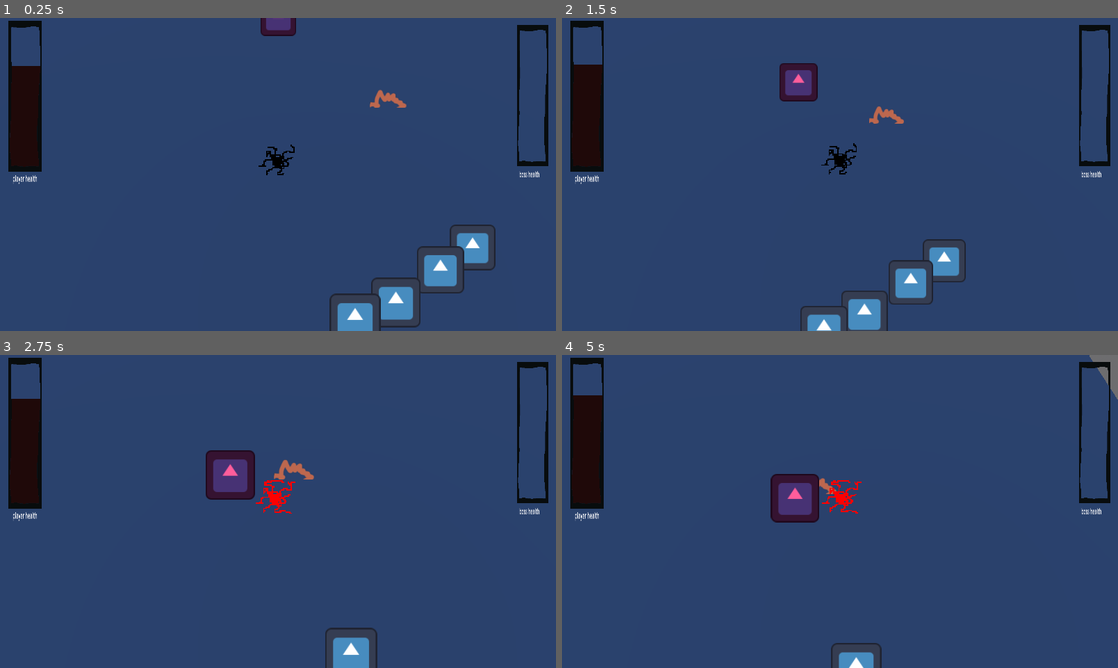
Above: before the commit, frames 1-4 (two rows, left to right).
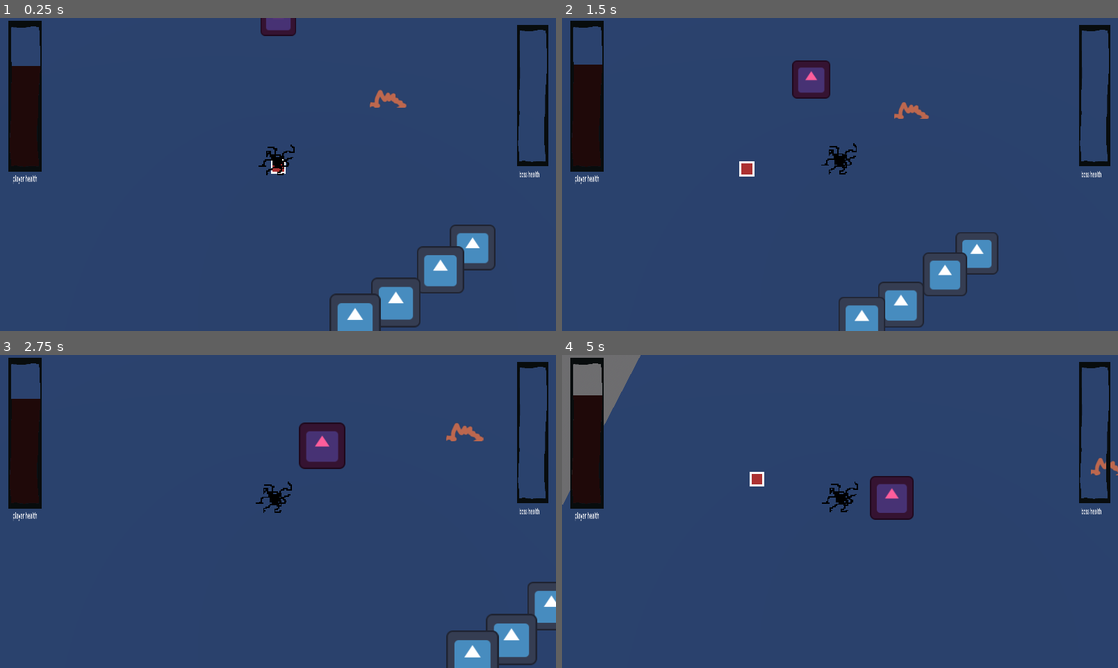
Above: after the commit, the same moments.

Repository: Area9579/Haustoria
Game: Godot game, scene res://Scenes/main.tscn
The game is run twice, just before and just after one commit, with the same random seed, the same clock (stepped at 60 frames per second) and the same inputs. The engine's default icon, where the game draws it, is replaced by a stand-in: a white triangle on a blue panel in a dark square.
Inputs (mouse positions are in pixels of both pictures, inside the frame that each line leads up to):
- Up to frame 1 (0.25 s): no input
- Up to frame 2 (1.5 s): move the mouse to (962, 158) at 0.52 s; press the mouse at (962, 158) at 0.53 s; tap Space (jump) at 0.77 s; move the mouse to (728, 190) at 1.27 s; release the mouse at (728, 190) at 1.28 s; click (728, 190) at 1.35 s
- Up to frame 3 (2.75 s): tap Space (jump) at 1.52 s; move the mouse to (333, 442) at 2.02 s; press the mouse at (333, 442) at 2.03 s; right-click (333, 442) at 2.1 s
- Up to frame 4 (5 s): move the mouse to (812, 574) at 2.77 s; release the mouse at (812, 574) at 2.78 s; click (812, 574) at 2.85 s; tap Space (jump) at 3.02, 3.77, 4.52 s; move the mouse to (1006, 558) at 3.52 s; press the mouse at (1006, 558) at 3.53 s; move the mouse to (673, 464) at 4.27 s; release the mouse at (673, 464) at 4.28 s; right-click (673, 464) at 4.35 s; click (673, 464) at 4.55 s

The runs differ from the first frame. In frame 1, less than 0.1% of the frame differs, in the area x 48-52%, y 45-50%; in frame 2, 5.6%; in frame 3, 7.4%, in the area x 37-100%, y 21-100%; in frame 4, 6.0%.

Commit message:
Overhauled the movement, still needs more work

Diff:
--- a/Scenes/Player.tscn
+++ b/Scenes/Player.tscn
@@ -11,6 +11,7 @@
 [ext_resource type="Texture2D" uid="uid://dj633coyrkljw" path="res://Assets/barplaceholder.png" id="5_x6hvr"]
 [ext_resource type="Texture2D" uid="uid://bqk50iwcx2kjs" path="res://Assets/PlayerAnimations/attack/GoopyGoober5.png" id="6_k0i1t"]
 [ext_resource type="Script" path="res://Scripts/ui.gd" id="9_t2dxl"]
+[ext_resource type="Texture2D" uid="uid://bkcrh7bxbpml" path="res://Assets/Item1.png" id="12_qsi5h"]
 
 [sub_resource type="CylinderShape3D" id="CylinderShape3D_0kq8h"]
 height = 0.941026
@@ -126,4 +127,10 @@
 scale = Vector2(2.17141, 2.17141)
 text = "player health"
 
+[node name="Sprite3D2" type="Sprite3D" parent="."]
+transform = Transform3D(5, 0, 0, 0, 5, 0, 0, 0, 5, 0, 0.265, 0)
+billboard = 1
+texture_filter = 2
+texture = ExtResource("12_qsi5h")
+
 [connection signal="timeout" from="MouseInputTimer" to="." method="_on_mouse_input_timer_timeout"]
--- a/Scenes/main.tscn
+++ b/Scenes/main.tscn
@@ -40,6 +40,7 @@
 skeleton = NodePath("../..")
 
 [node name="StaticBody3D" type="StaticBody3D" parent="NavigationRegion3D/MeshInstance3D"]
+collision_layer = 129
 
 [node name="CollisionShape3D" type="CollisionShape3D" parent="NavigationRegion3D/MeshInstance3D/StaticBody3D"]
 shape = SubResource("BoxShape3D_o8gs5")
--- a/Scripts/player.gd
+++ b/Scripts/player.gd
@@ -15,14 +15,15 @@
 
 var mouseInput: String
 var dashCombo = 1
-var accel = 1.0
-
+var oldMousePosition: Vector3
+var mouseVelocity: Vector2
 
 func _ready() -> void:
 	mouseInput = "Left Click"
 
 
 func _physics_process(delta: float) -> void:
+
 	if frozen: return #dont move or anything while in the attack animation
 	#below code for jumping
 	if not is_on_floor():
@@ -31,25 +32,22 @@
 	if Input.is_action_just_pressed("jump") and is_on_floor():
 		velocity.y = JUMP_VELOCITY
 
-	#this code is for continuous
-	#if Input.is_action_pressed("Left Click"):
-		#var directionVector: Vector2 = getDirectionVector()
-		#slideTowardsMouse(directionVector,delta)
-	#else:
-		#accel = 1.0
-		#velocity.x = lerp(velocity.x,0.0,5 * delta)
-		#velocity.z = lerp(velocity.z,0.0,5 * delta)
 
-	#this code is for impulse
+	if Input.is_action_pressed(mouseInput):
+		dragSelf()
+
 	if Input.is_action_just_pressed(mouseInput):
+		oldMousePosition = getMouseWorldPosition()
 		if dashCooldown.is_stopped() and (mouseCooldown.is_stopped() or mouseCooldown.time_left <= 0.15):
-			mouseCooldown.start()
-			slideTowardsMouse(delta)
-			changeMouseInput(mouseInput)
-			if dashCombo < 1.6:
-				dashCombo += 0.2
+			pass
+			#mouseCooldown.start()
+			#if dashCombo < 1.6:
+				#dashCombo += 0.2
 	else:
 		decelerate(delta)
+	if Input.is_action_just_released(mouseInput):
+		getMouseVelocity(delta)
+		#changeMouseInput(mouseInput)
 	move_and_slide()
 	rebound()
 
@@ -61,7 +59,7 @@
 
 	var rayOrigin = cam.project_ray_origin(mousePos)
 	var rayEnd = rayOrigin + cam.project_ray_normal(mousePos) * 100
-	var rayQuery = PhysicsRayQueryParameters3D.create(rayOrigin,rayEnd)
+	var rayQuery = PhysicsRayQueryParameters3D.create(rayOrigin,rayEnd,128)
 	rayQuery.collide_with_bodies = true
 
 	var resultingRay = stateInSpace.intersect_ray(rayQuery)
@@ -81,18 +79,6 @@
 	var degreeAngle = -rad_to_deg(playerVector2.angle_to_point(mousePos))
 	var directionVector = Vector2(cos(deg_to_rad(degreeAngle)),sin(deg_to_rad(degreeAngle)))
 	return directionVector
-
-
-func slideTowardsMouse(delta):
-	var directionVector: Vector2 = getDirectionVector()
-	#this code is for continuous
-	#accel = lerp(accel,3.0,10 * delta)
-	#velocity.x = lerp(velocity.x,directionVector.x * SPEED * accel,0.3)
-	#velocity.z = lerp(velocity.z,-directionVector.y * SPEED * accel,0.3)
-
-	#this code is for impulse
-	velocity.x = directionVector.x * SPEED * dashCombo
-	velocity.z = -directionVector.y * SPEED * dashCombo
 
 
 func decelerate(delta):
@@ -116,6 +102,28 @@
 	dashCombo = 1
 
 
+func dragSelf():
+	find_child("Sprite3D2").position = Vector3(getGrabPosition().x,find_child("Sprite3D2").position.y,getGrabPosition().y)
+
+
+func getGrabPosition():
+	var directionVector: Vector2 = Vector2(getMouseWorldPosition().x,getMouseWorldPosition().z) - Vector2(position.x,position.z)
+	var distance = directionVector.length()
+	if distance > 2.5:
+		directionVector = directionVector.normalized() * 2.5
+		return Vector2(directionVector)
+	else:
+		return Vector2(getMouseWorldPosition().x-position.x,getMouseWorldPosition().z-position.z)
+
+
+func getMouseVelocity(delta):
+	var dashlength: Vector2 = abs(Vector2(getMouseWorldPosition().x,getMouseWorldPosition().z) - Vector2(position.x,position.z))
+	dashlength = abs(getGrabPosition())
+	mouseVelocity = -(Vector2(getMouseWorldPosition().x,getMouseWorldPosition().z) - Vector2(oldMousePosition.x,oldMousePosition.z)).normalized()
+	velocity.x = mouseVelocity.x * SPEED * dashCombo * dashlength.x
+	velocity.z = mouseVelocity.y * SPEED * dashCombo * dashlength.y
+
+
 func attack(): #put tween position as a parameter
 	#might want to tween to the right position to attack and fit the animation.
 	frozen = true
Binary file added: Assets/Item1.png
Not shown, added: Assets/Item1.png.import
Not shown: 1 places in Scenes/Player.tscn that only renumber resources
